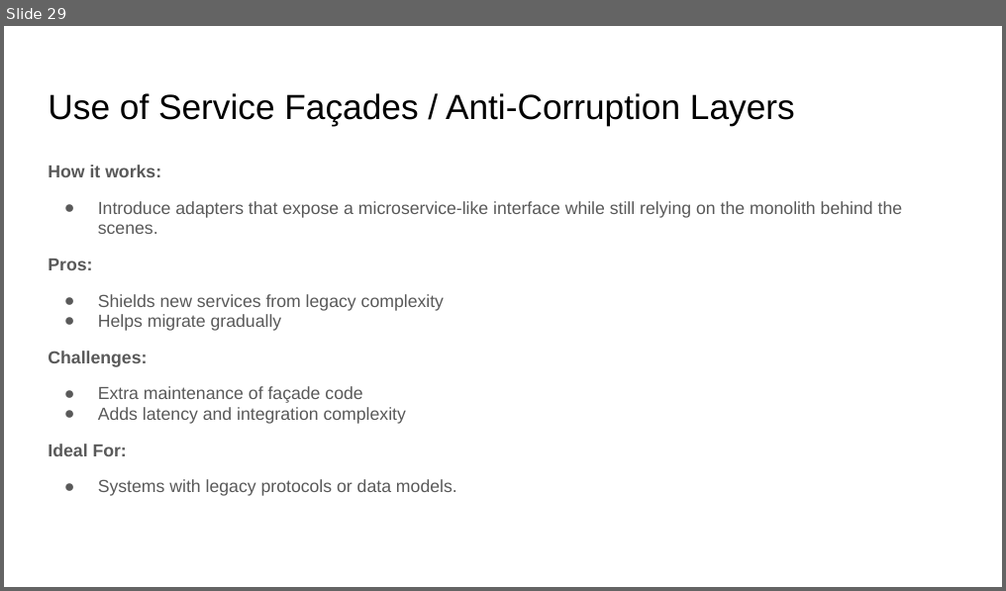
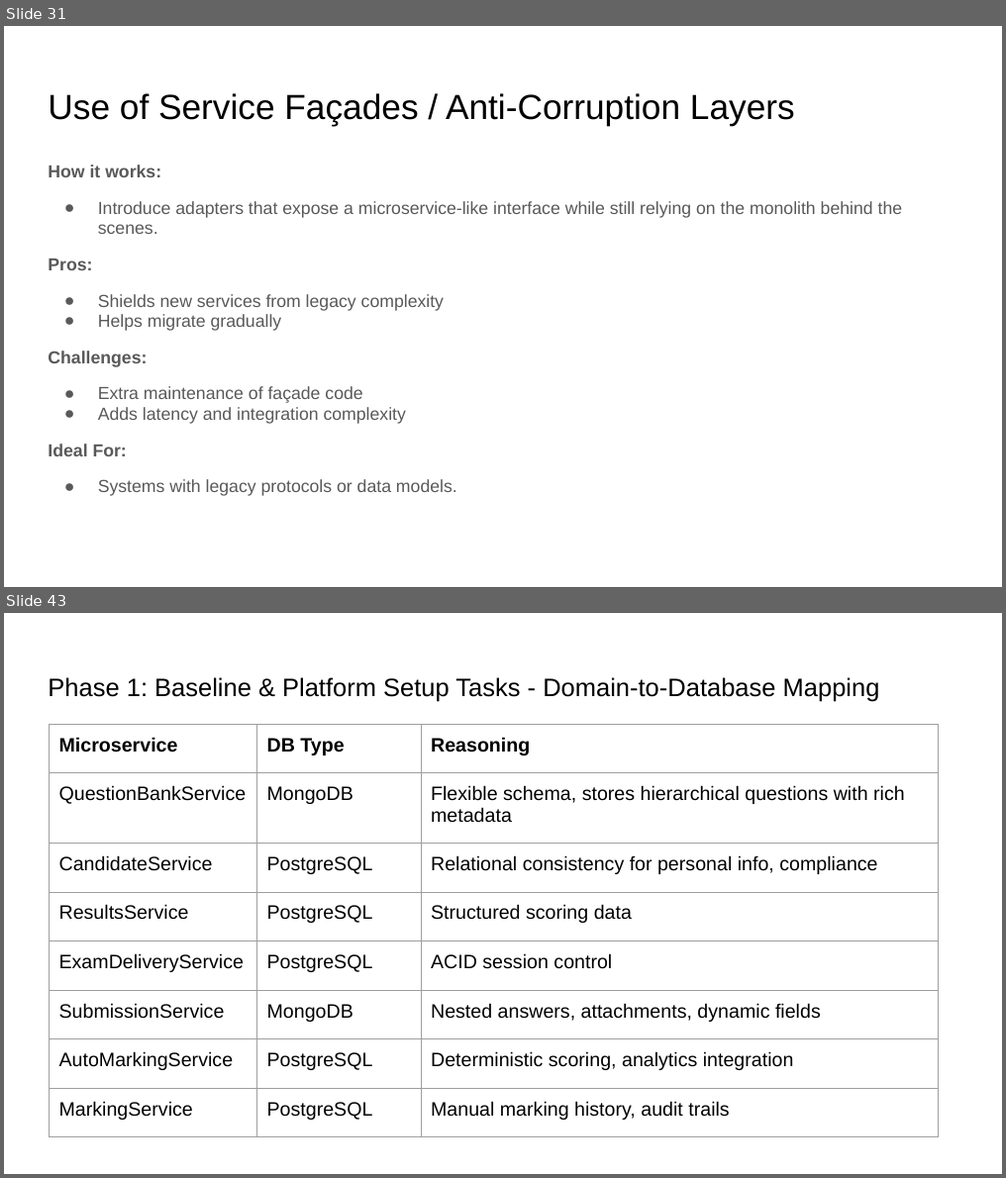
Before and after one commit to pfcit/nextgen-exam-system, a slide deck: ExamSystemMigration.pptx. Shown one above the other, each under a label of ours: slide 29 before the commit, slides 31 and 43 after it; the slides between them are not shown. The pictures are 1006x591 and 1006x1178 pixels, drawn with LibreOffice and Linux fonts; fonts in the diff are those of the drawing. Boxes give left, top, right and bottom in pixels: in the first picture for what was removed or moved away, otherwise in the second. Text is boxed around its words. In the diff, an @@ line names an element or a change of style, - is before the commit and + after.

```diff
--- a/ExamSystemMigration.pptx
+++ b/ExamSystemMigration.pptx
@@ slide 43 added at (x1=4, y1=613, x2=1002, y2=1174), background #FFFFFF @@
@@ title added at (x1=48, y1=677, x2=880, y2=702), 18.2 pt, text #000000 @@
+Phase 1: Baseline & Platform Setup Tasks - Domain-to-Database Mapping
@@ table added at (x1=49, y1=724, x2=937, y2=1124), 8 rows, 3 columns @@
+Microservice | DB Type | Reasoning
+QuestionBankService | MongoDB | Flexible schema, stores hierarchical questions with rich metadata
+CandidateService | PostgreSQL | Relational consistency for personal info, compliance
+ResultsService | PostgreSQL | Structured scoring data
+ExamDeliveryService | PostgreSQL | ACID session control
+SubmissionService | MongoDB | Nested answers, attachments, dynamic fields
+AutoMarkingService | PostgreSQL | Deterministic scoring, analytics integration
+MarkingService | PostgreSQL | Manual marking history, audit trails
@@ what was slide 29 is now slide 31 @@
```
Also in this commit, not shown: 5 slides changed, 34 other slides added.
